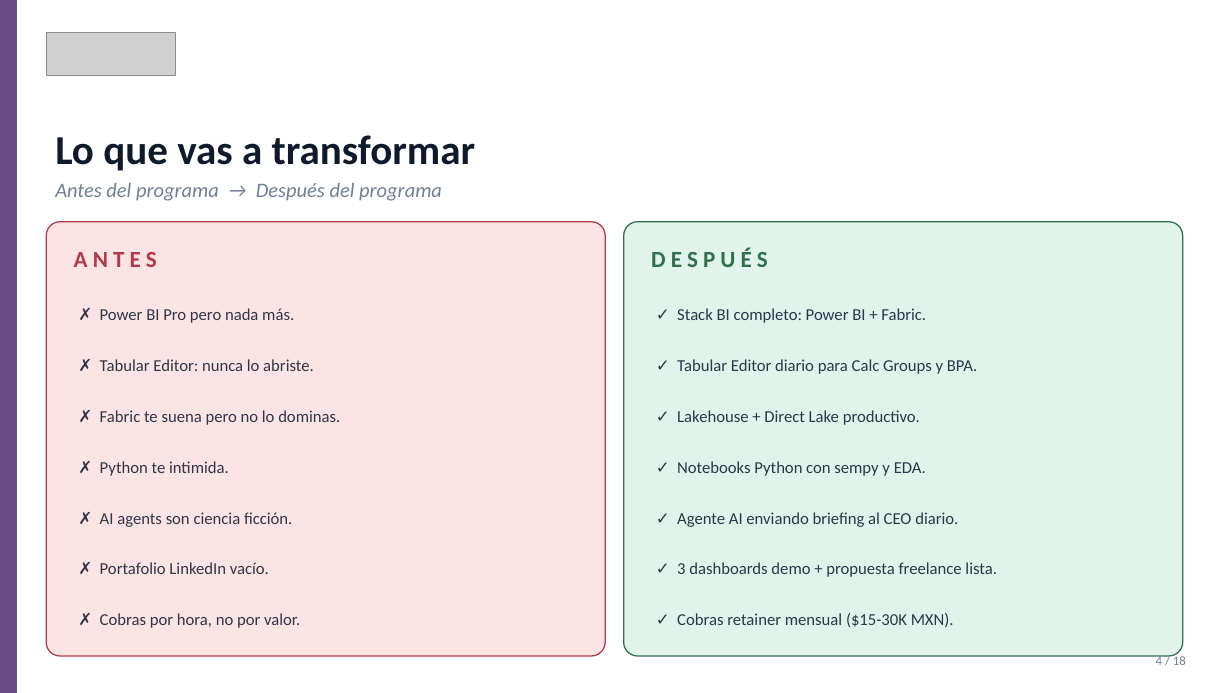
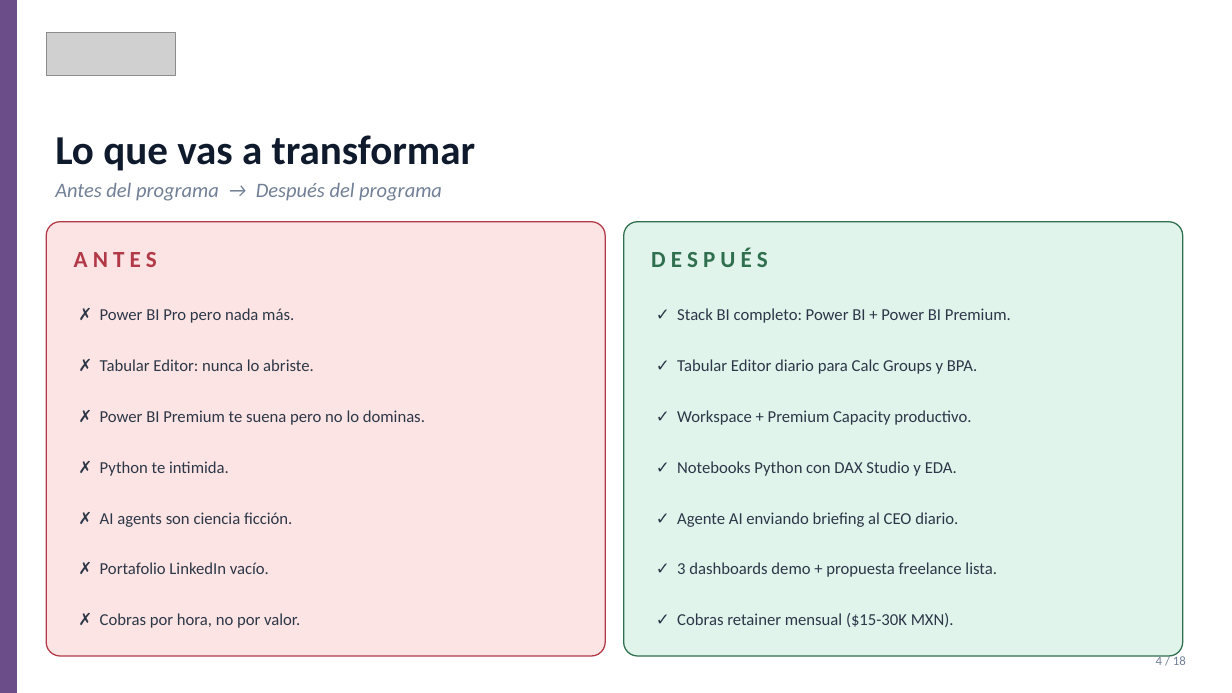
Before and after one commit to iKingRagnar/2BI, a slide deck: slide 4 of scorecard-General/PAGINA-2BI/academia/materiales/08_Premium_Presentacion_Comercial.pptx. Drawn at 1232x693 pixels with LibreOffice and Linux fonts; fonts in the diff are those of the drawing; grey boxes stand for pictures. Boxes give left, top, right and bottom in pixels: in the first picture for what was removed or moved away, otherwise in the second. Text is boxed around its words. In the diff, an @@ line names an element or a change of style, - is before the commit and + after.

Commit message:
feat(academia): nueva seccion de cursos Power BI con 4 tiers + 12 materiales

```diff
--- a/scorecard-General/PAGINA-2BI/academia/materiales/08_Premium_Presentacion_Comercial.pptx
+++ b/scorecard-General/PAGINA-2BI/academia/materiales/08_Premium_Presentacion_Comercial.pptx
@@ text at (677, 308, 1011, 323): text changed @@
-✓ Stack BI completo: Power BI + Fabric.
+✓ Stack BI completo: Power BI + Power BI Premium.
@@ text at (100, 410, 425, 425): text changed @@
-✗ Fabric te suena pero no lo dominas.
+✗ Power BI Premium te suena pero no lo dominas.
@@ text at (677, 410, 971, 425): text changed @@
-✓ Lakehouse + Direct Lake productivo.
+✓ Workspace + Premium Capacity productivo.
@@ text at (677, 461, 957, 476): text changed @@
-✓ Notebooks Python con sempy y EDA.
+✓ Notebooks Python con DAX Studio y EDA.
```
Also in this commit, not shown: 9 other slides changed, 28 other files.
